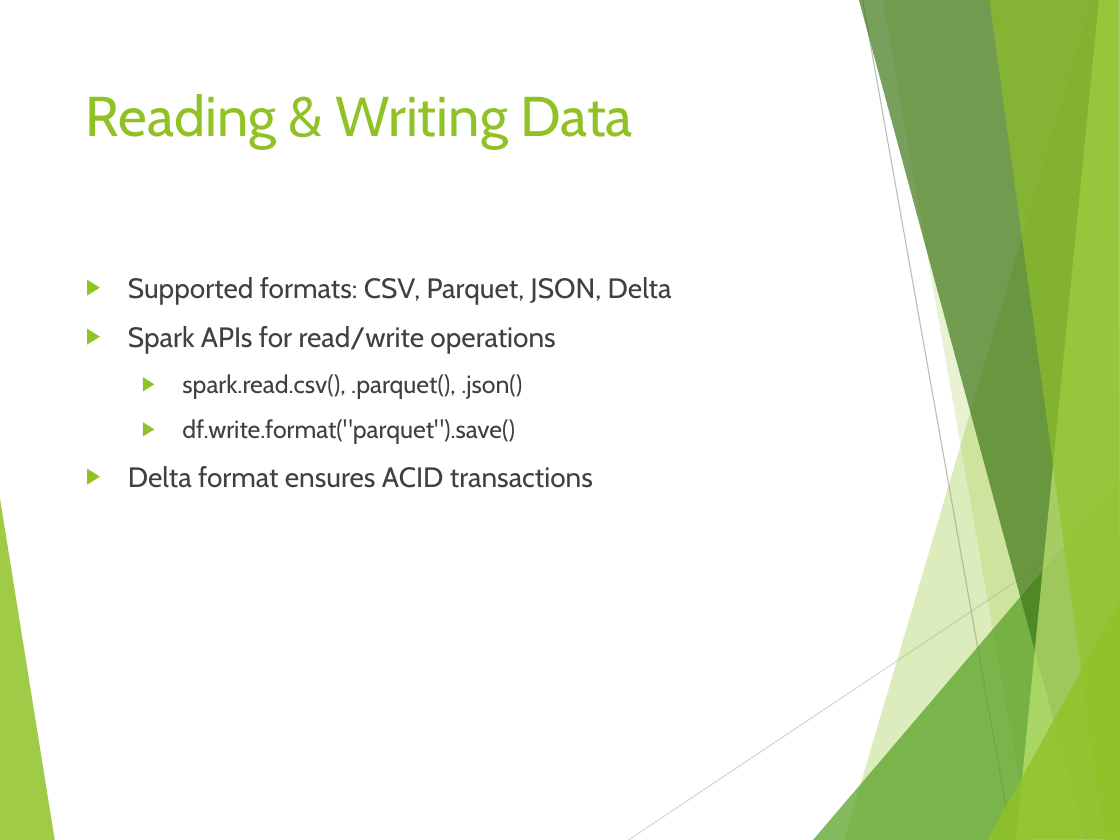
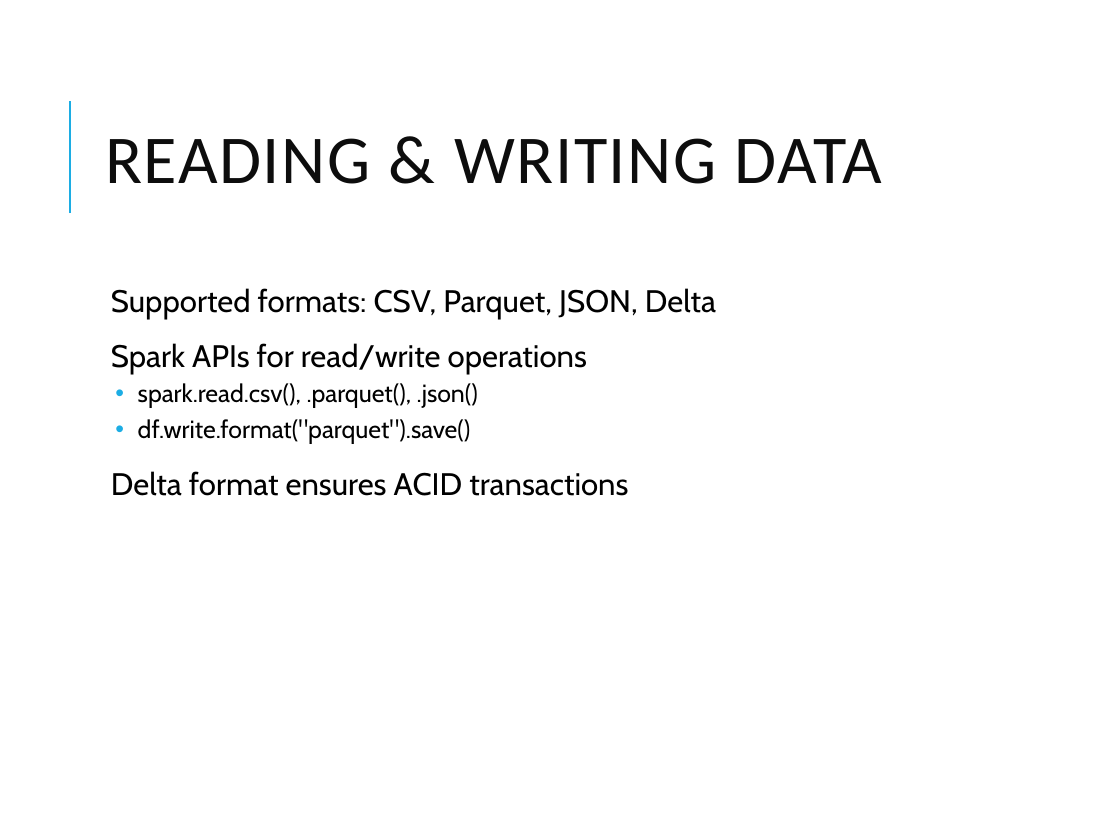
Before and after one commit to vivek1570/DE-Content-WithSnowflakes, a slide deck: slide 9 of Week-1/Day-5/Databricks_Lakehouse_Overview.pptx (slide 8 before the commit). Drawn at 1120x840 pixels with LibreOffice and Linux fonts; fonts in the diff are those of the drawing. Boxes give left, top, right and bottom in pixels: in the first picture for what was removed or moved away, otherwise in the second. Text is boxed around its words. In the diff, an @@ line names an element or a change of style, - is before the commit and + after.

```diff
--- a/Week-1/Day-5/Databricks_Lakehouse_Overview.pptx
+++ b/Week-1/Day-5/Databricks_Lakehouse_Overview.pptx
@@ title "READING & WRITING DATA" at (105, 138, 883, 184): vertical alignment top to middle @@
@@ line added from (69, 213) to (69, 101), #1CADE4 1.5 pt @@
@@ title at (105, 138, 883, 184): text changed; size 36 to 44 pt; font Cabin to Calibri; text colour #90C226 to #0D0D0D @@
-Reading & Writing Data
+READING & WRITING DATA
@@ text "Supported formats: CSV, Parquet, JSON, ...": place and size @@
-text "Supported formats: CSV, Parquet, JSON, ..." at (128, 277, 672, 488)
+text "Supported formats: CSV, Parquet, JSON, ..." at (111, 288, 716, 496)
@@ text "Supported formats: CSV, Parquet, JSON, ..." at (111, 288, 716, 496): size 18 to 20 pt in "Supported formats: CSV, Parquet, JSON, Delta", "Spark APIs for read/write operations", "Delta format ensures ACID transactions"; text colour #404040 to #000000; bullet ▶ to  ; line spacing 1 to 0.9; more space between paragraphs; bullet colour #90C226 to #1CADE4; bullet ▶ to •; less space between paragraphs @@
@@ group removed at (0, 0, 1120, 840): 8 freeform shapes, 2 lines @@
```
Also in this commit, not shown: 9 other slides changed, 1 slide added, 16 other files.
